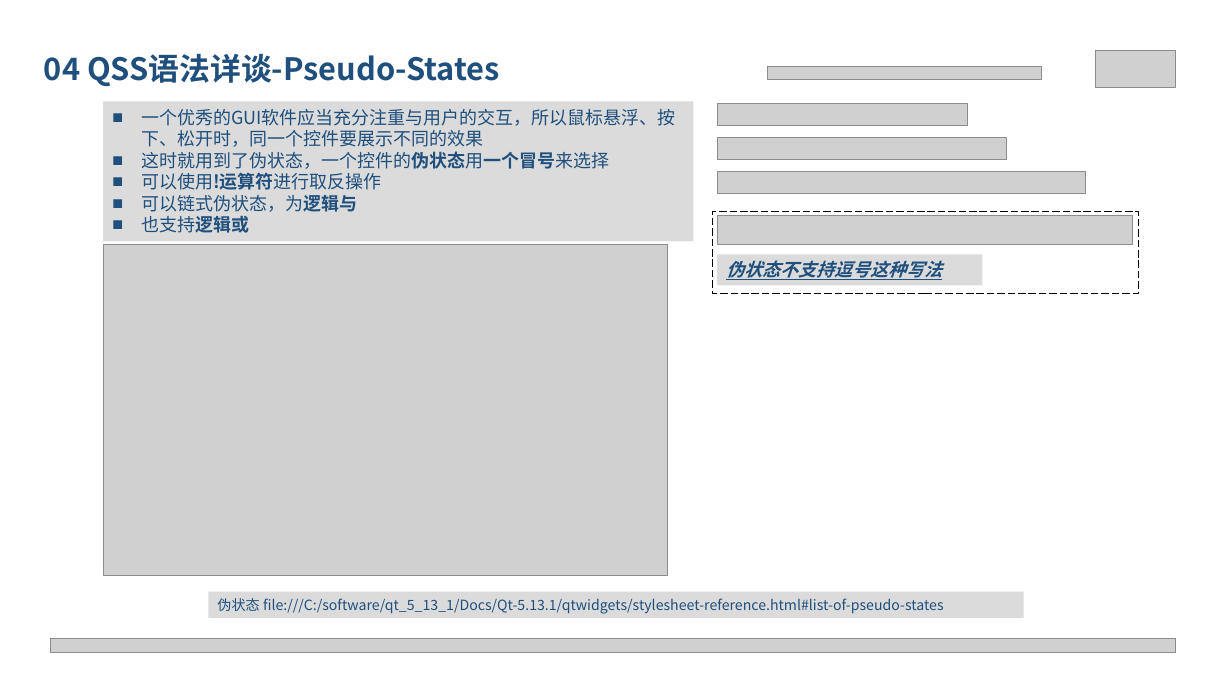
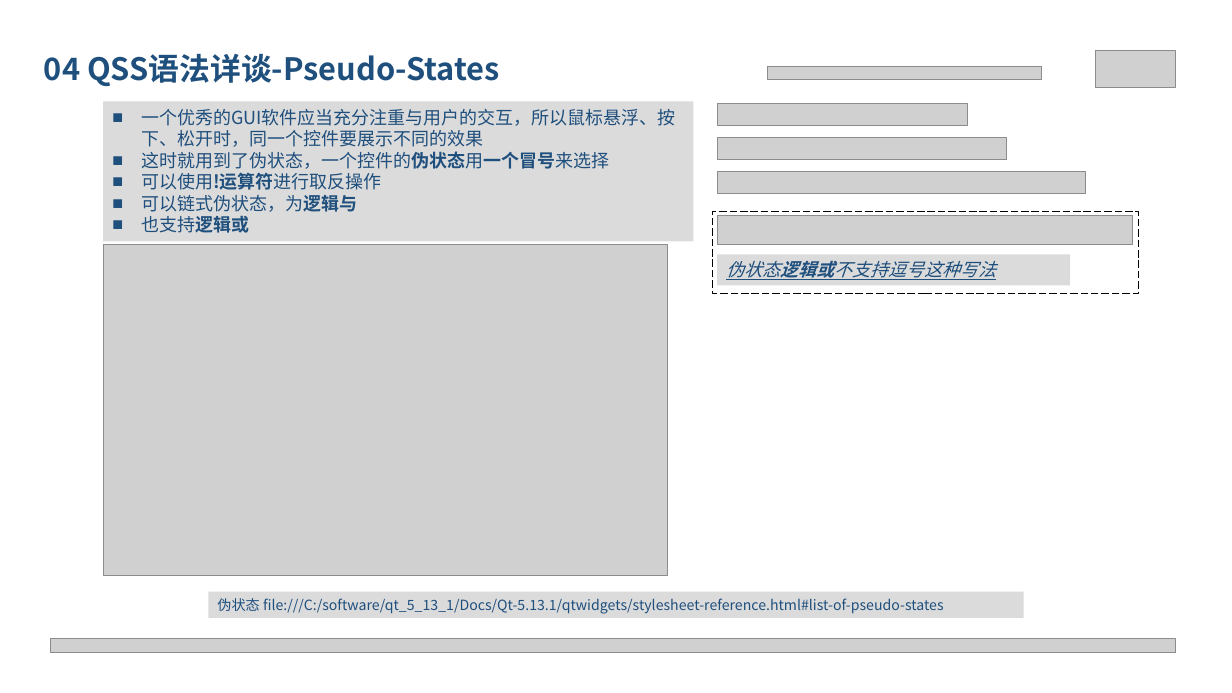
Before and after one commit to zzzcb/qt, a slide deck: slide 10 of qt_GSGU/第二章 Widgets体系/00ppt/2.5 QSS-控件也爱美.pptx. Drawn at 1232x693 pixels with LibreOffice and Linux fonts; fonts in the diff are those of the drawing; grey boxes stand for pictures. Boxes give left, top, right and bottom in pixels: in the first picture for what was removed or moved away, otherwise in the second. Text is boxed around its words. In the diff, an @@ line names an element or a change of style, - is before the commit and + after.

```diff
--- a/qt_GSGU/第二章 Widgets体系/00ppt/2.5 QSS-控件也爱美.pptx
+++ b/qt_GSGU/第二章 Widgets体系/00ppt/2.5 QSS-控件也爱美.pptx
@@ rectangle "伪状态逻辑或不支持逗号这种写法": place and size @@
-rectangle "伪状态逻辑或不支持逗号这种写法" at bbox=[717, 254, 982, 286]
+rectangle "伪状态逻辑或不支持逗号这种写法" at bbox=[717, 254, 1070, 286]
@@ text in rectangle at bbox=[726, 260, 996, 280]: text changed; bold off @@
-伪状态不支持逗号这种写法
+伪状态逻辑或不支持逗号这种写法
```
Also in this commit, not shown: 1 other slide changed, 1 slide added.
